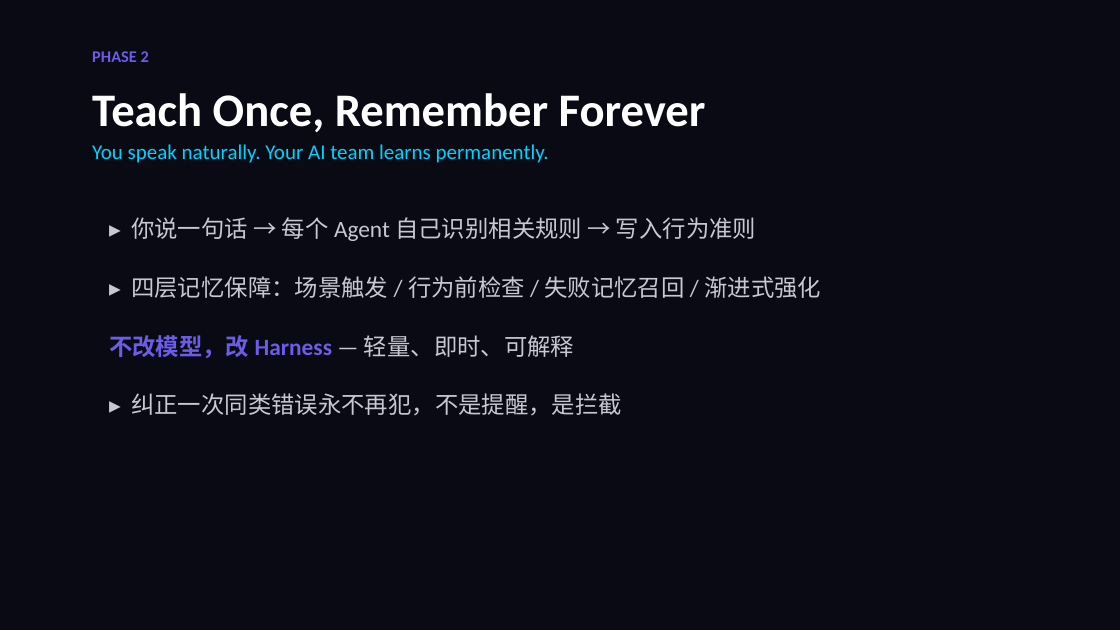
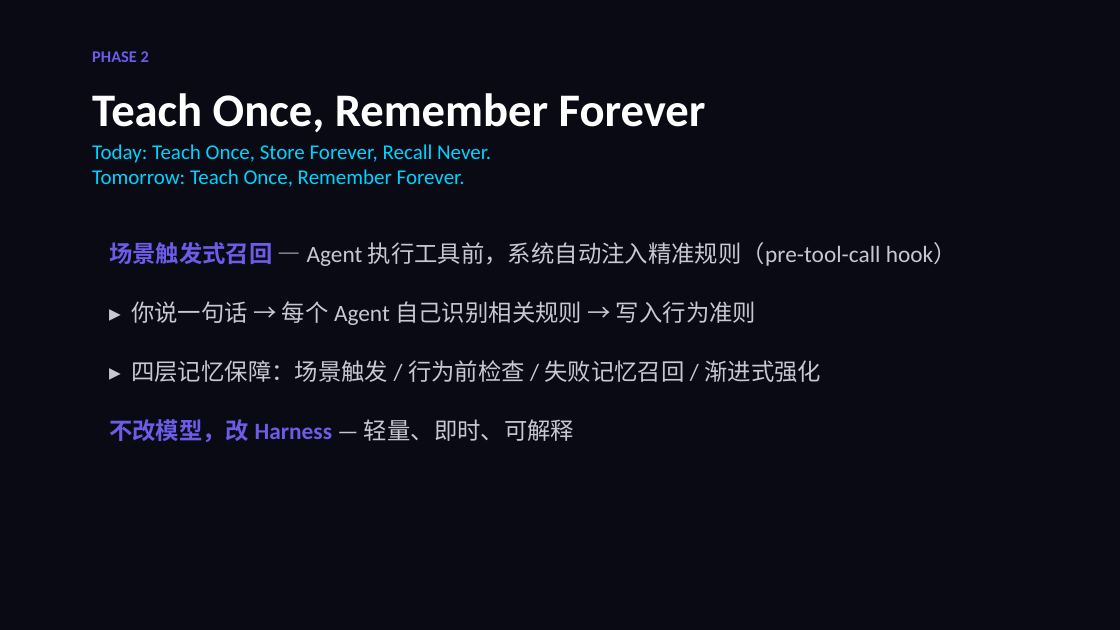
Before and after one commit to GhostComplex/hybrid-workspace, a slide deck: slide 7 of product/hybrid-workforce-pitch.pptx. Drawn at 1120x630 pixels with LibreOffice and Linux fonts; fonts in the diff are those of the drawing. Boxes give left, top, right and bottom in pixels: in the first picture for what was removed or moved away, otherwise in the second. Text is boxed around its words. In the diff, an @@ line names an element or a change of style, - is before the commit and + after.

Commit message:
feat: add 场景触发式召回 (contextual recall) to roadmap and pitch deck
- P08 upgraded: Storage ≠ Recall, with Manta GitHub image format as real case
- Added T0 (highest priority): pre-tool-call hook for contextual rule injection
- Updated M2 milestone to include contextual recall
- Pitch deck Slide 3: added '存储 ≠ 召回' pain point
- Pitch deck Slide 7: added contextual recall as core capability
- Added SuperBoss quote: 'Teach Once, Store Forever, Recall Never'

```diff
--- a/product/hybrid-workforce-pitch.pptx
+++ b/product/hybrid-workforce-pitch.pptx
@@ text at (x1=92, y1=144, x2=491, y2=187): text changed @@
-You speak naturally. Your AI team learns permanently.
+Today: Teach Once, Store Forever, Recall Never.
+Tomorrow: Teach Once, Remember Forever.
@@ text added at (x1=109, y1=242, x2=957, y2=266), 20 pt, text #C8C8D2 @@
+场景触发式召回 — Agent 执行工具前，系统自动注入精准规则（pre-tool-call hook）
@@ 3 texts moved together from (x1=109, y1=217, x2=821, y2=358) to (x1=109, y1=301, x2=821, y2=442) @@
@@ text removed at (x1=131, y1=393, x2=622, y2=415) @@
-▸ 纠正一次同类错误永不再犯，不是提醒，是拦截
```
Also in this commit, not shown: 1 other slide changed, 2 other files.
